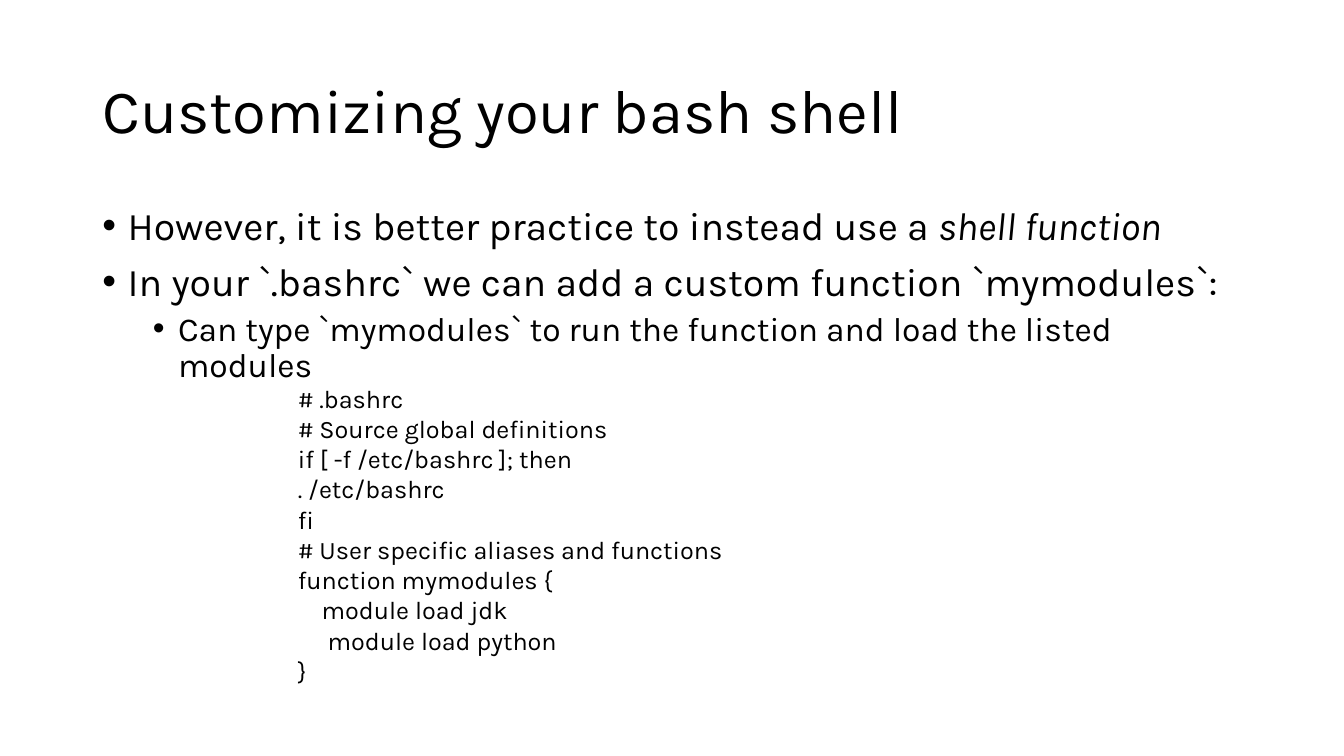
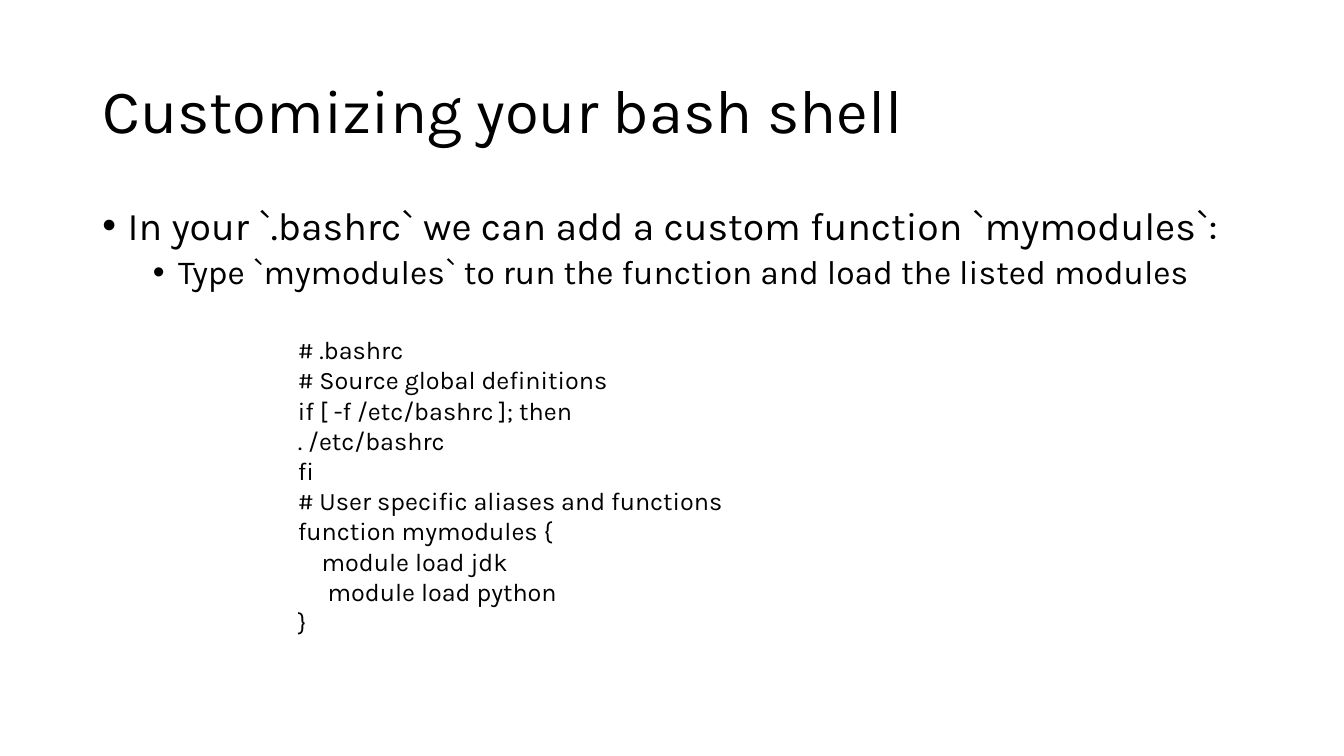
Before and after one commit to harvardinformatics/short-trainings, a slide deck: slide 17 of cmd-line-101/cmdline_tips_draft.pptx (slide 16 before the commit). Drawn at 1344x756 pixels with LibreOffice and Linux fonts; fonts in the diff are those of the drawing. Boxes give left, top, right and bottom in pixels: in the first picture for what was removed or moved away, otherwise in the second. Text is boxed around its words. In the diff, an @@ line names an element or a change of style, - is before the commit and + after.

Commit message:
added functions and aliaes

```diff
--- a/cmd-line-101/cmdline_tips_draft.pptx
+++ b/cmd-line-101/cmdline_tips_draft.pptx
@@ text at (128,213,1161,250): paragraph removed @@
-• However, it is better practice to instead use a shell function
@@ text at (178,258,1188,293): text changed @@
-  • Can type `mymodules` to run the function and load the listed modules
+  • Type `mymodules` to run the function and load the listed modules
@@ text "# .bashrc": place and size @@
-text "# .bashrc" at (298,390,722,656)
+text "# .bashrc" at (298,341,722,607)
```
Also in this commit, not shown: 6 slides added.
